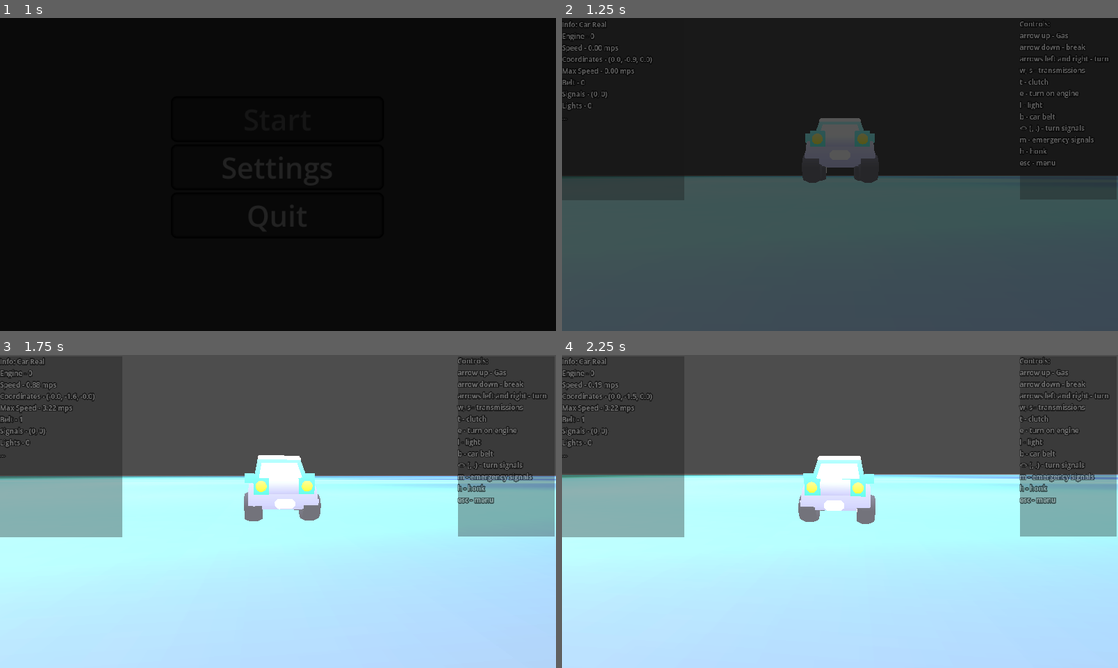
Above: before the commit, frames 1-4 (two rows, left to right).
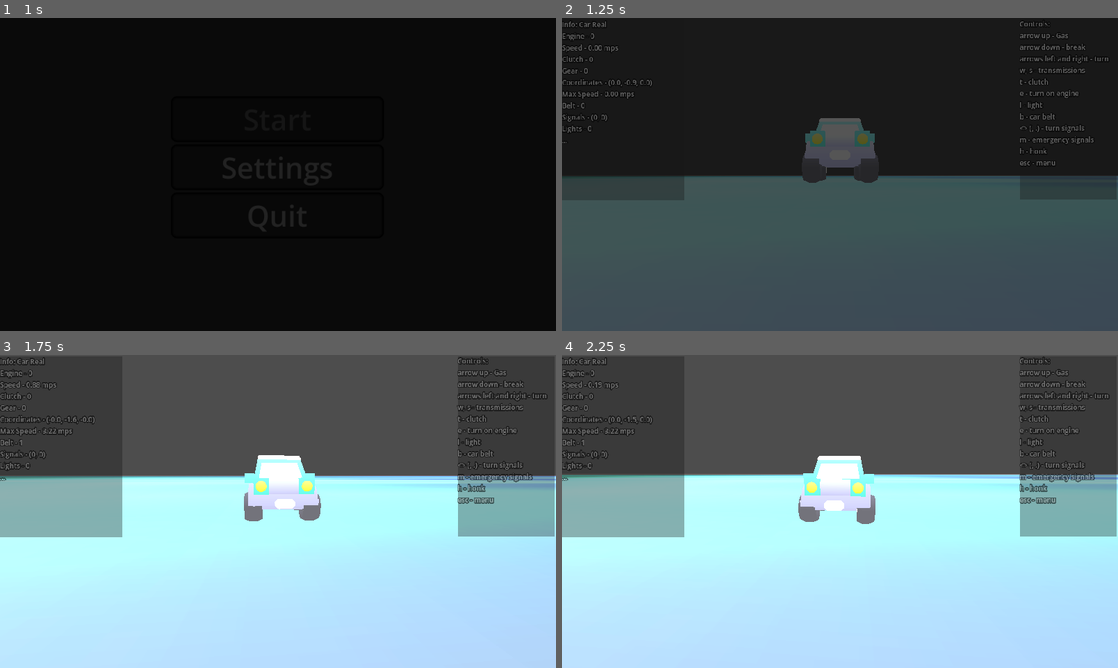
Above: after the commit, the same moments.

Repository: artemagant/JameGam
Game: Godot game, scene res://Scenes/Main/main.tscn
Same seed, same stepped clock (60 frames per second), same inputs: the game is played once before the commit and once after it. The engine's default icon, where the game draws it, is replaced by a stand-in: a white triangle on a blue panel in a dark square.
Inputs (mouse positions are in pixels of both pictures, inside the frame that each line leads up to):
- Up to frame 1 (1 s): click "Start" at 0.5 s
- Up to frame 2 (1.25 s): no input
- Up to frame 3 (1.75 s): move the mouse to (305, 511) at 1.27 s; hold Up (up) from 1.28 s (still down); hold B (belt) from 1.28 s (still down); tap T (clutch) at 1.55 s
- Up to frame 4 (2.25 s): keep holding Up (up); move the mouse to (812, 511) at 2.02 s; release B (belt) at 2.03 s; tap T (clutch) at 2.1 s

Frame 1 is identical in both runs. In frame 2, 0.5% of the frame differs, in the area x 0-17%, y 12-40%; in frame 3, 1.1%, in the area x 0-18%, y 11-41%; in frame 4, 1.1%.

Commit message:
Start working on transmission system

Diff:
--- a/jame-gam/Scenes/Car/car.tscn
+++ b/jame-gam/Scenes/Car/car.tscn
@@ -125,6 +125,7 @@
 center_of_mass_mode = 1
 center_of_mass = Vector3(0, -0.1, 0.07)
 script = ExtResource("1_y6gko")
+turn_speed = 4.0
 
 [node name="body" type="MeshInstance3D" parent="." unique_id=1828985564]
 transform = Transform3D(1, 0, 0, 0, 1, 0, 0, 0, 1, 0, 0.2, -2.8876456e-15)
--- a/jame-gam/Scenes/Game/game.gd
+++ b/jame-gam/Scenes/Game/game.gd
@@ -14,6 +14,8 @@
 var turn_signals: = Vector2.ZERO
 var lights: int = 0
 var engine: = false
+var clutch: = false
+var gear: = 1
 
 func _ready() -> void:
 	update_ui_stats()
@@ -30,12 +32,14 @@
 	ui_stats.text = "Info: Car Real
 		Engine - %d
 		Speed - %.2f mps
+		Clutch - %d
+		Gear - %d
 		Coordinates - (%.1f, %.1f, %.1f)
 		Max Speed - %.2f mps
 		Belt - %d
 		Signals - (%d, %d)
 		Lights - %d
-		..." %[int(engine), speed, _position.x, _position.y, _position.z, max_speed, int(belt), turn_signals.x, turn_signals.y, lights]
+		..." %[int(engine), speed, int(clutch), gear-1, _position.x, _position.y, _position.z, max_speed, int(belt), turn_signals.x, turn_signals.y, lights]
 
 func show_menu():
 	if menu_game.visible:
@@ -83,6 +87,12 @@
 func stop_engine():
 	engine = false
 
-
 func _on_ui_update_timer_timeout() -> void:
 	update_ui_stats()
+
+func add_gear():
+	if clutch and gear < 7:
+		gear += 1
+func minus_gear():
+	if clutch and gear > 0:
+		gear -= 1
--- a/jame-gam/Scenes/Game_UI/ui.tscn
+++ b/jame-gam/Scenes/Game_UI/ui.tscn
@@ -67,6 +67,8 @@
 text = "Info: Car Real
 Engine -
 Speed -
+Clutch -
+Gear -
 Coordinates -
 Max Speed -
 Belt -
--- a/jame-gam/Scenes/Main/main.gd
+++ b/jame-gam/Scenes/Main/main.gd
@@ -74,7 +74,6 @@
 	e_pressed = false
 	await _fade()
 
-
 func _input(event: InputEvent) -> void:
 	if game and game is Node3D and game in get_children():
 		if event.is_action_pressed("fix"):
@@ -104,6 +103,14 @@
 		if event.is_action_released("engine"):
 			e_pressed = false
 			engine_timer.stop()
+		if event.is_action_pressed("clutch"):
+			game.clutch = true
+		if event.is_action_released("clutch"):
+			game.clutch = not true
+		if event.is_action_pressed("add_gear"):
+			game.add_gear()
+		if event.is_action_pressed("minus_gear"):
+			game.minus_gear()
 
 func start_engine():
 	if is_engine_started:
--- a/jame-gam/project.godot
+++ b/jame-gam/project.godot
@@ -99,6 +99,21 @@
 "events": [Object(InputEventKey,"resource_local_to_scene":false,"resource_name":"","device":-1,"window_id":0,"alt_press …(192 unchanged characters)…
 ]
 }
+clatch={
+"deadzone": 0.2,
+"events": [Object(InputEventKey,"resource_local_to_scene":false,"resource_name":"","device":-1,"window_id":0,"alt_pressed":false,"shift_pressed":false,"ctrl_pressed":false,"meta_pressed":false,"pressed":false,"keycode":0,"physical_keycode":84,"key_label":0,"unicode":116,"location":0,"echo":false,"script":null)
+]
+}
+add_gear={
+"deadzone": 0.2,
+"events": [Object(InputEventKey,"resource_local_to_scene":false,"resource_name":"","device":-1,"window_id":0,"alt_pressed":false,"shift_pressed":false,"ctrl_pressed":false,"meta_pressed":false,"pressed":false,"keycode":0,"physical_keycode":87,"key_label":0,"unicode":119,"location":0,"echo":false,"script":null)
+]
+}
+minus_gear={
+"deadzone": 0.2,
+"events": [Object(InputEventKey,"resource_local_to_scene":false,"resource_name":"","device":-1,"window_id":0,"alt_pressed":false,"shift_pressed":false,"ctrl_pressed":false,"meta_pressed":false,"pressed":false,"keycode":0,"physical_keycode":83,"key_label":0,"unicode":115,"location":0,"echo":false,"script":null)
+]
+}
 
 [physics]
 
